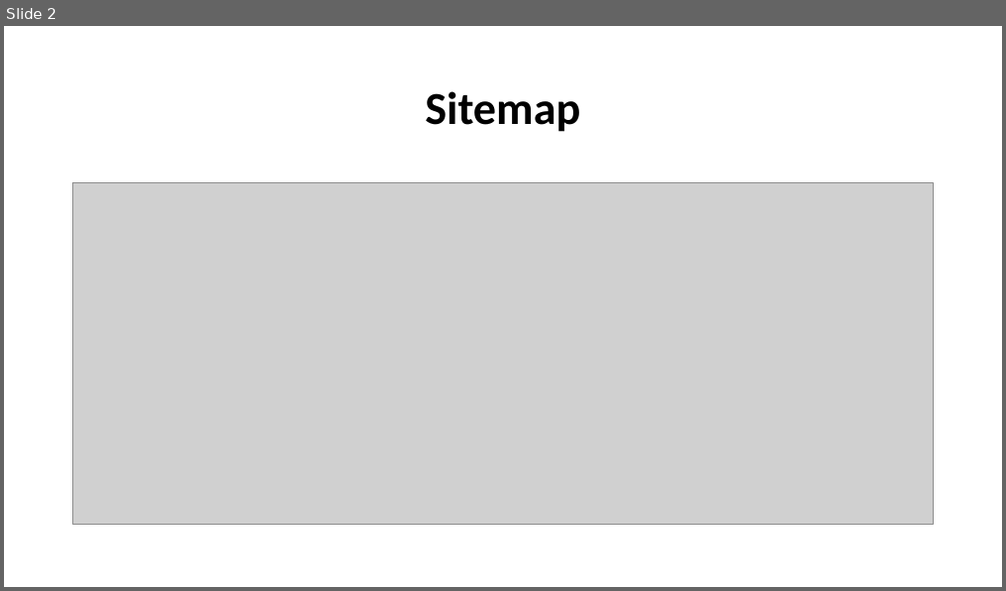
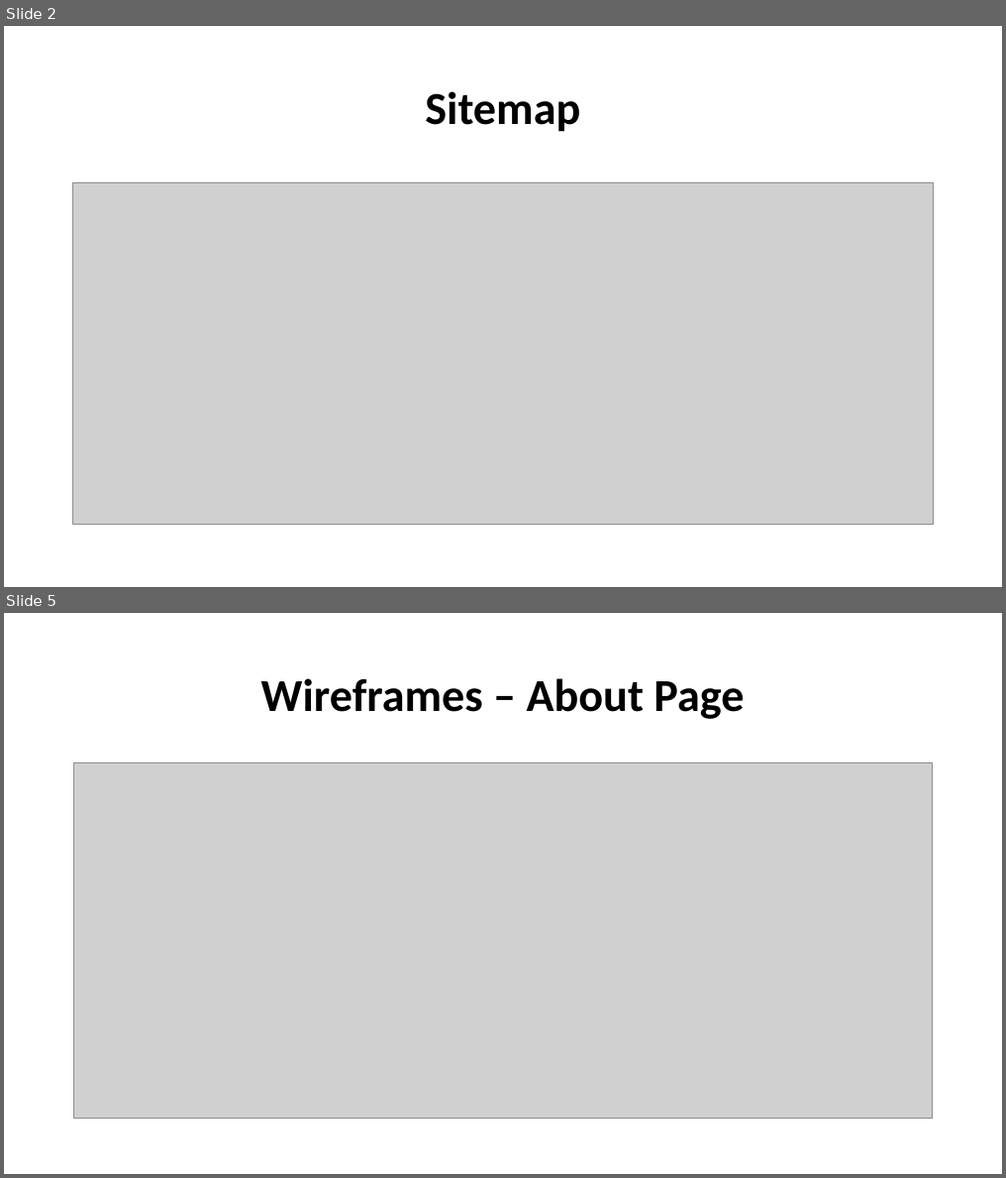
Before and after one commit to quachck/DavidQuach_T1A2, a slide deck: ppt/portfolio-slidedeck.pptx. Shown one above the other, each under a label of ours: slide 2 before the commit, slides 2 and 5 after it; the slides between them are not shown. The pictures are 1006x591 and 1006x1178 pixels, drawn with LibreOffice and Linux fonts; fonts in the diff are those of the drawing; grey boxes stand for pictures. Boxes give left, top, right and bottom in pixels: in the first picture for what was removed or moved away, otherwise in the second. Text is boxed around its words. In the diff, an @@ line names an element or a change of style, - is before the commit and + after.

```diff
--- a/ppt/portfolio-slidedeck.pptx
+++ b/ppt/portfolio-slidedeck.pptx
@@ slide 5 added at (x1=4, y1=613, x2=1002, y2=1174), background #FFFFFF @@
@@ title added at (x1=261, y1=678, x2=744, y2=719), 44 pt, text #000000, bold @@
+Wireframes – About Page
@@ picture added at (x1=73, y1=762, x2=932, y2=1119) @@
```
Also in this commit, not shown: 9 other slides added, 1 slide removed, 28 other files.
